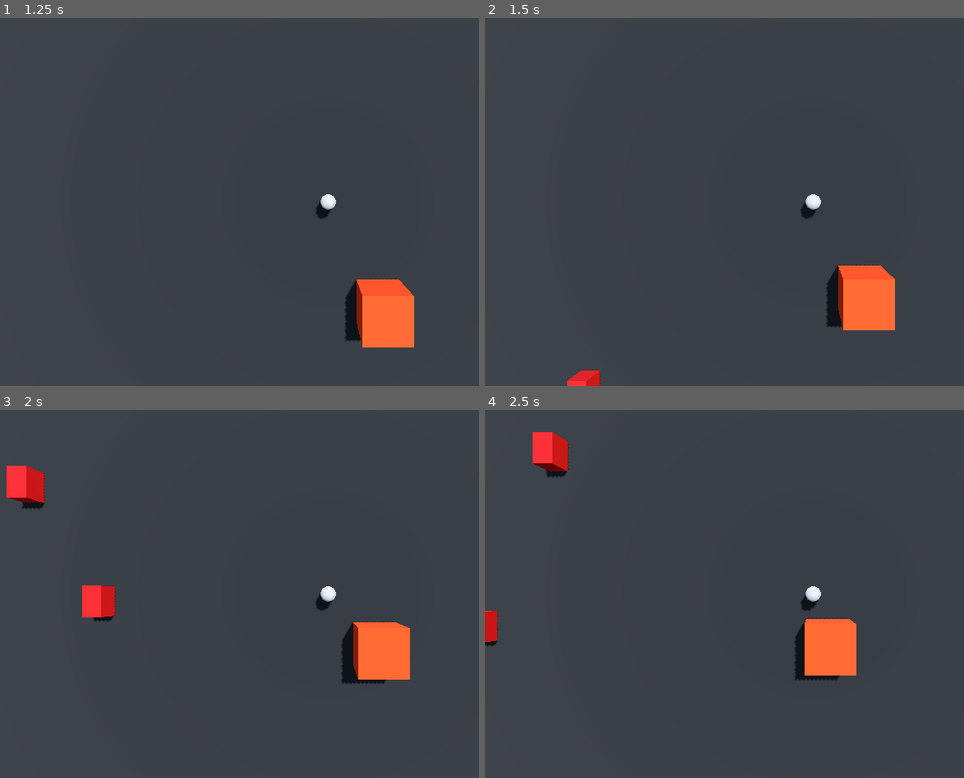
Above: before the commit, frames 1-4 (two rows, left to right).
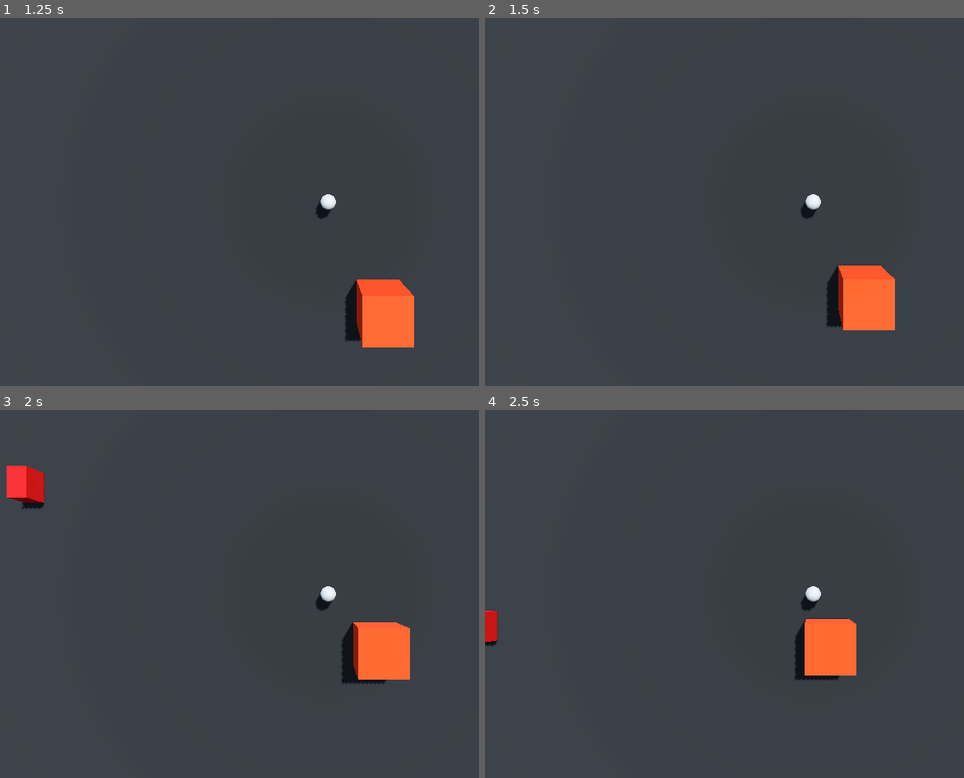
Above: after the commit, the same moments.

Repository: frqstbite/geeked-dog-incident
Game: Godot game, scene res://scenes/debug/ai.tscn
Same seed, same stepped clock (60 frames per second), same inputs: the game is played once before the commit and once after it. The engine's default icon, where the game draws it, is replaced by a stand-in: a white triangle on a blue panel in a dark square.
Inputs:
- Up to frame 1 (1.25 s): hold Right (ui_right) from 0.53 s (still down)
- Up to frame 2 (1.5 s): release Right (ui_right) at 1.28 s; hold Down (ui_down) from 1.28 s (still down)
- Up to frame 3 (2 s): keep holding Down (ui_down)
- Up to frame 4 (2.5 s): release Down (ui_down) at 2.03 s; hold Right (ui_right) from 2.03 s (still down)

Frame 1 is identical in both runs. In frame 2, 0.2% of the frame differs, in the area x 17-25%, y 95-100%; in frame 3, 0.6%; in frame 4, 0.8%, in the area x 9-18%, y 6-19%.

Commit message:
geek decay

Diff:
--- a/project.godot
+++ b/project.godot
@@ -15,6 +15,10 @@
 config/features=PackedStringArray("4.6", "Forward Plus")
 config/icon="res://icon.svg"
 
+[autoload]
+
+RoundManager="*uid://d0dh8j3xmwjeo"
+
 [physics]
 
 3d/physics_engine="Jolt Physics"
--- a/scenes/debug/ai.tscn
+++ b/scenes/debug/ai.tscn
@@ -4,7 +4,6 @@
 [ext_resource type="PackedScene" uid="uid://dwm3x750j20bp" path="res://scenes/npc/human.tscn" id="3_l1bgr"]
 [ext_resource type="PackedScene" uid="uid://cgt54fauo13va" path="res://scenes/debug/player.tscn" id="4_ad3ck"]
 [ext_resource type="PackedScene" uid="uid://cxxymbu1nw2ge" path="res://scenes/npc/car.tscn" id="4_bufah"]
-[ext_resource type="PackedScene" uid="uid://1y5rwjd1kuwq" path="res://scenes/collectible/geek_bar.tscn" id="5_7t8gr"]
 
 [sub_resource type="ProceduralSkyMaterial" id="ProceduralSkyMaterial_a02cp"]
 sky_horizon_color = Color(0.66224277, 0.6717428, 0.6867428, 1)
@@ -79,9 +78,3 @@
 
 [node name="Car" parent="." unique_id=905283236 instance=ExtResource("4_bufah")]
 transform = Transform3D(1.0000001, 0, -2.9802322e-08, 0, 1, 0, 2.9802322e-08, 0, 1.0000001, -17, 1, -44)
-
-[node name="Car2" parent="." unique_id=1756700776 instance=ExtResource("4_bufah")]
-transform = Transform3D(-1.0000001, 0, 1.17225106e-07, 0, 1, 0, -1.17225106e-07, 0, -1.0000001, -12, 1, 44)
-
-[node name="GeekBar" parent="." unique_id=516184198 instance=ExtResource("5_7t8gr")]
-transform = Transform3D(1, 0, 0, 0, 1, 0, 0, 0, 1, 1, 2, -15)
--- /dev/null
+++ b/scripts/singleton/round_manager.gd
@@ -0,0 +1,8 @@
+extends Node
+
+var geek_value : float = 100.0
+var geek_decay : float = 0.01
+
+func _process(delta: float) -> void:
+	if geek_value > 0:
+		geek_value = lerpf(geek_value, 0, geek_decay * delta)
Not shown, added: scripts/singleton/round_manager.gd.uid
